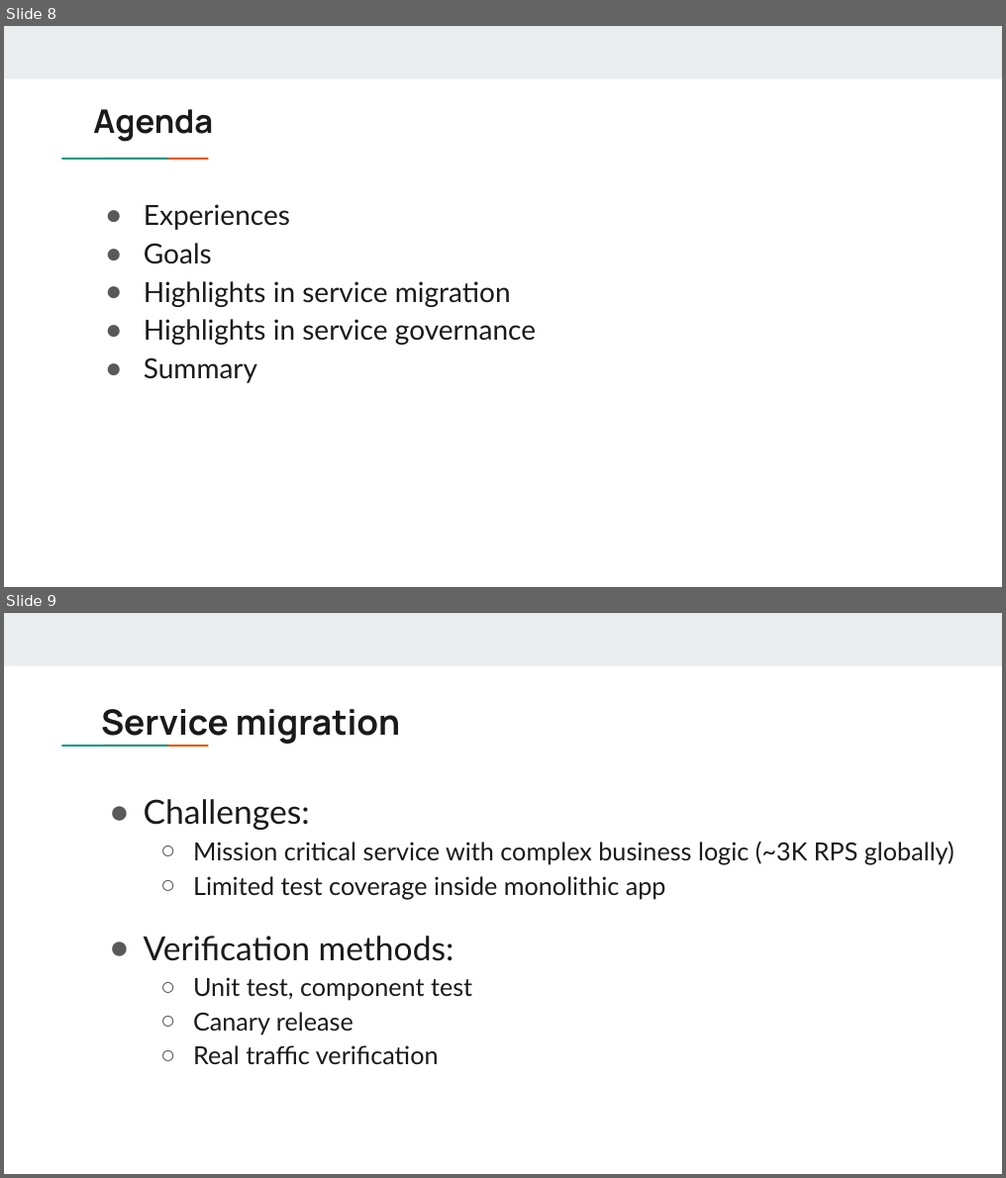
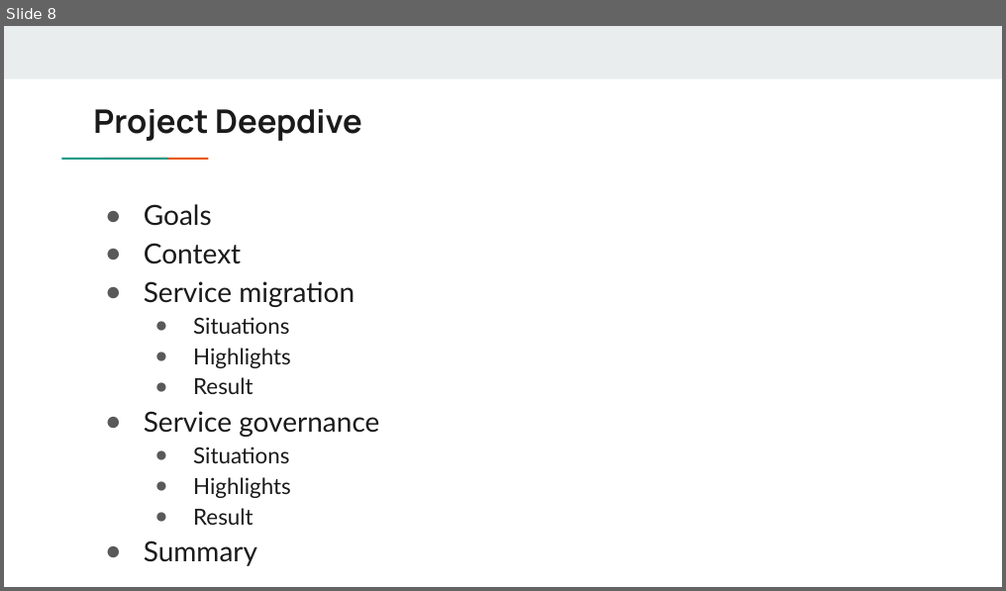
Before and after one commit to DreamOfTheRedChamber/my-resume, a slide deck: ExperiencesTalks/AuthzServiceMigration.pptx. Shown one above the other, each under a label of ours: slides 8 and 9 before the commit, slide 8 after it. The pictures are 1006x1178 and 1006x591 pixels, drawn with LibreOffice and Linux fonts; fonts in the diff are those of the drawing. Boxes give left, top, right and bottom in pixels: in the first picture for what was removed or moved away, otherwise in the second. Text is boxed around its words. In the diff, an @@ line names an element or a change of style, - is before the commit and + after.

```diff
--- a/ExperiencesTalks/AuthzServiceMigration.pptx
+++ b/ExperiencesTalks/AuthzServiceMigration.pptx
@@ slide 9 removed at [4,613,1002,1174], background #FFFFFF; not listed: 3 template elements that a slide beside it also shows @@
@@ title removed at [101,709,400,744] @@
-Service migration
@@ text removed at [144,799,954,1064] @@
-● Challenges:
-  ○ Mission critical service with complex business logic (~3K RPS globally)
-  ○ Limited test coverage inside monolithic app
-● Verification methods:
-  ○ Unit test, component test
-  ○ Canary release
-  ○ Real traffic verification
@@ slide 8 changed as well @@
@@ title at [93,109,362,141]: text changed @@
-Agenda
+Project Deepdive
@@ text at [144,204,290,230]: paragraph removed @@
-● Experiences
@@ text at [144,243,379,525]: text changed; size 20 to 16 pt @@
-● Highlights in service migration
-● Highlights in service governance
+● Context
+● Service migration
+  ● Situations
+  ● Highlights
+  ● Result
+● Service governance
+  ● Situations
+  ● Highlights
+  ● Result
```
Also in this commit, not shown: 10 other slides changed, 10 slides added, 8 other slides removed.
